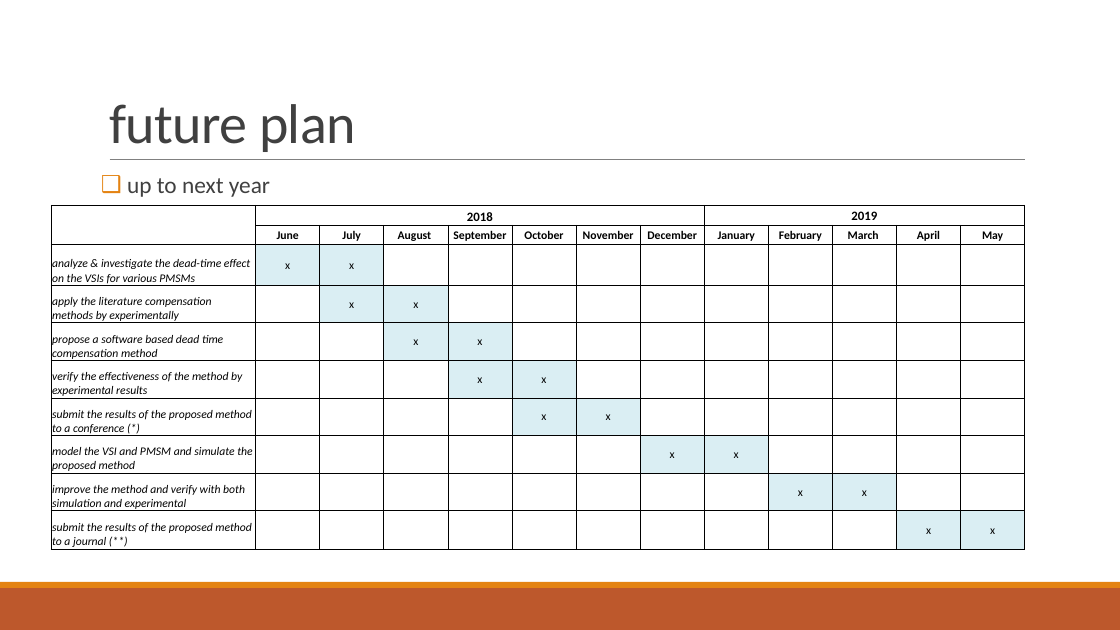
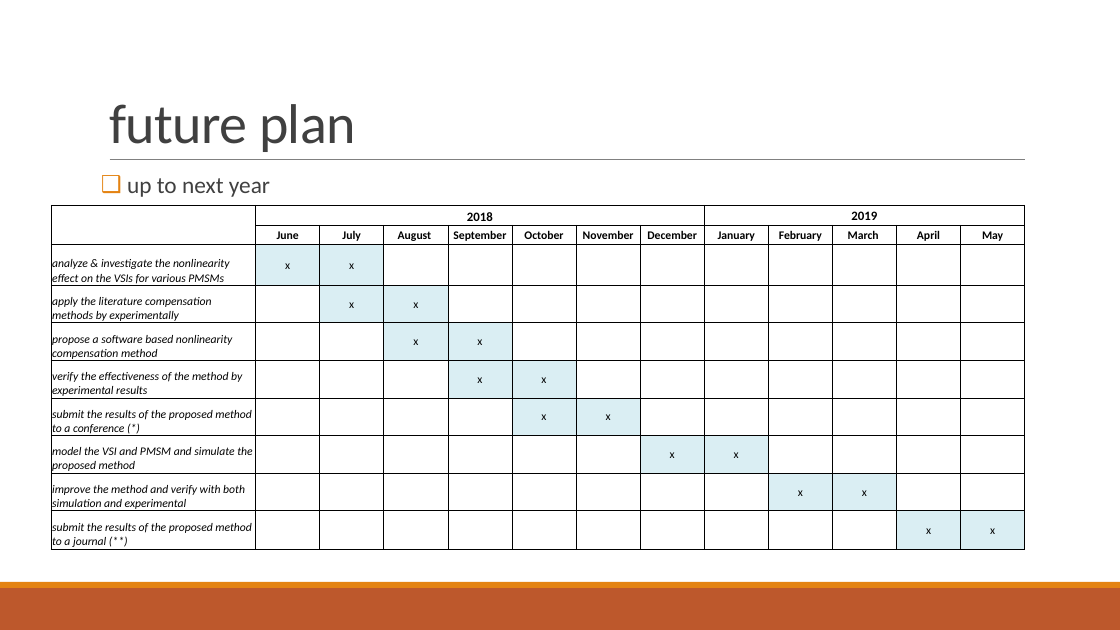
Before and after one commit to hyuruk/doktora, a slide deck: slide 14 of tik/tikMay2018.pptx (slide 12 before the commit). Drawn at 1120x630 pixels with LibreOffice and Linux fonts; fonts in the diff are those of the drawing. Boxes give left, top, right and bottom in pixels: in the first picture for what was removed or moved away, otherwise in the second. Text is boxed around its words. In the diff, an @@ line names an element or a change of style, - is before the commit and + after.

Commit message:
time plan, abstract and presentation is updated and will be checked

```diff
--- a/tik/tikMay2018.pptx
+++ b/tik/tikMay2018.pptx
@@ table at [51, 205, 1022, 551] @@
-row 3, column 1: analyze & investigate the dead-time effect on the VSIs for various PMSMs
+row 3, column 1: analyze & investigate the nonlinearity effect on the VSIs for various PMSMs
-row 5, column 1: propose a software based dead time compensation method
+row 5, column 1: propose a software based nonlinearity compensation method
```
Also in this commit, not shown: 11 other slides changed, 3 slides added, 1 slide removed, 2 other files.
